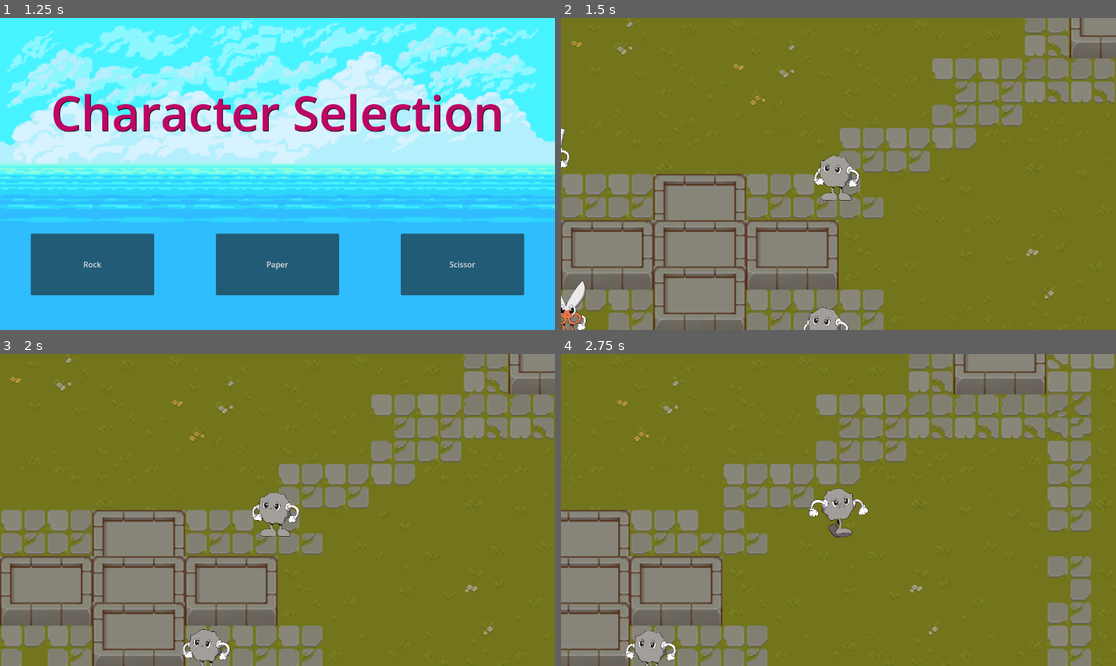
Above: before the commit, frames 1-4 (two rows, left to right).
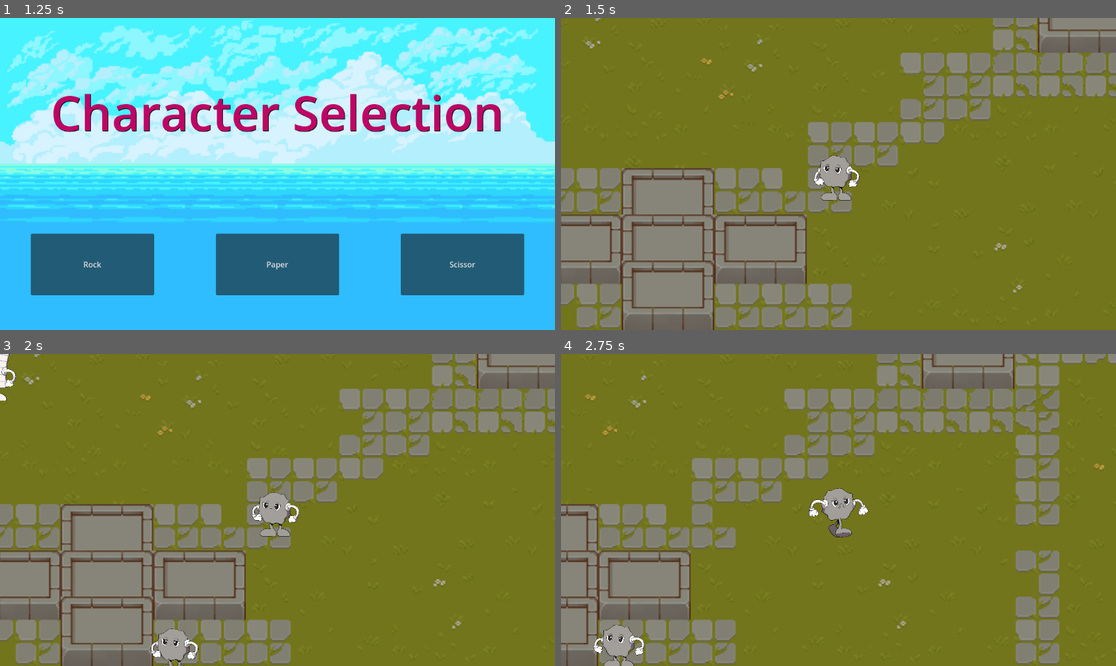
Above: after the commit, the same moments.

Repository: AKARandy/ROS
Game: Godot game, scene res://menus/menu.tscn
Two runs of this game, one before a commit and one after it. Both use one fixed random seed, a clock stepped at 60 frames per second and the inputs below.
Inputs:
- Up to frame 1 (1.25 s): click "Play" at 0.5 s
- Up to frame 2 (1.5 s): click "Rock" at 1.25 s
- Up to frame 3 (2 s): no input
- Up to frame 4 (2.75 s): hold Right (ui_right) from 2.03 s (still down)

Frame 1 is identical in both runs. In frame 2, 23% of the frame differs, in the area x 0-100%, y 0-100%; in frame 3, 24%; in frame 4, 28%.

Commit message:
Respawn mechanic (not finished)

Diff:
--- /dev/null
+++ b/globals/tracker.gd
@@ -0,0 +1,6 @@
+extends Node
+
+
+var paperNum = 1
+var rockNum = 1
+var scissorNum = 1
--- a/menus/character_selection.gd
+++ b/menus/character_selection.gd
@@ -15,11 +15,14 @@
 func _on_rock_select_pressed():
 	get_tree().change_scene_to_file("res://scene/world.tscn")
 	EntityRoles.role = EntityRoles.Roles.ROCK
+	Tracker.rockNum += 1
 
 func _on_paper_select_pressed():
 	get_tree().change_scene_to_file("res://scene/world.tscn")
 	EntityRoles.role = EntityRoles.Roles.PAPER
+	Tracker.paperNum += 1
 
 func _on_scissor_select_pressed():
 	get_tree().change_scene_to_file("res://scene/world.tscn")
 	EntityRoles.role = EntityRoles.Roles.SCISSOR
+	Tracker.scissorNum += 1
--- a/project.godot
+++ b/project.godot
@@ -18,6 +18,7 @@
 [autoload]
 
 EntityRoles="*res://globals/entity_roles.gd"
+Tracker="*res://globals/tracker.gd"
 
 [dotnet]
 
--- /dev/null
+++ b/scene/world.gd
@@ -0,0 +1,27 @@
+extends Node2D
+
+var paper = preload("res://entities/enemy/ai_paper.tscn")
+var rock = preload("res://entities/enemy/ai_rock.tscn")
+var scissor = preload("res://entities/enemy/ai_scissor.tscn")
+
+
+# Called when the node enters the scene tree for the first time.
+func _process(delta):
+	while Tracker.paperNum < 3:
+		await get_tree().create_timer(3.0)
+		var mob = paper.instantiate()
+		mob.position = Vector2(575, 300)
+		add_child(mob)
+		Tracker.paperNum += 1
+	"while Tracker.rockNum < 3:
+		await get_tree().create_timer(3.0)
+		var mob = rock.instantiate()
+		mob.position = Vector2(1000, 500)
+		add_child(mob)
+		Tracker.rockNum += 1
+	while Tracker.scissorNum < 3:
+		await get_tree().create_timer(3.0)
+		var mob = scissor.instantiate()
+		mob.position = Vector2(250, 500)
+		add_child(mob)
+		Tracker.paperNum += 1"
--- a/scene/world.tscn
+++ b/scene/world.tscn
@@ -1,5 +1,6 @@
-[gd_scene load_steps=6 format=3 uid="uid://oavvj4m4mlwn"]
+[gd_scene load_steps=7 format=3 uid="uid://oavvj4m4mlwn"]
 
+[ext_resource type="Script" path="res://scene/world.gd" id="1_3xabq"]
 [ext_resource type="PackedScene" uid="uid://bga2ek8psb1ix" path="res://maps/maps1.tscn" id="1_nwp48"]
 [ext_resource type="PackedScene" uid="uid://b8m5c7mw465d" path="res://entities/player/player.tscn" id="2_01da0"]
 [ext_resource type="PackedScene" uid="uid://dj57gyal30yvm" path="res://entities/enemy/ai_scissor.tscn" id="3_ug80q"]
@@ -7,19 +8,23 @@
 [ext_resource type="PackedScene" uid="uid://gqm3iticl6v5" path="res://entities/enemy/ai_paper.tscn" id="5_wim0h"]
 
 [node name="World" type="Node2D"]
+script = ExtResource("1_3xabq")
 
 [node name="Maps1" parent="." instance=ExtResource("1_nwp48")]
+position = Vector2(0, 87)
 
 [node name="player" parent="." instance=ExtResource("2_01da0")]
-position = Vector2(672, 272)
+position = Vector2(694, 363)
 
 [node name="Mobs" type="Node2D" parent="."]
 
 [node name="ai_scissor" parent="Mobs" instance=ExtResource("3_ug80q")]
-position = Vector2(488, 376)
+position = Vector2(475, 492)
 
 [node name="ai_rock" parent="Mobs" instance=ExtResource("4_3sme4")]
-position = Vector2(680, 384)
+position = Vector2(668, 504)
 
 [node name="ai_paper" parent="Mobs" instance=ExtResource("5_wim0h")]
-position = Vector2(472, 272)
+position = Vector2(474, 360)
+
+[node name="Timer" type="Timer" parent="."]
Not shown, added: export_presets.cfg
